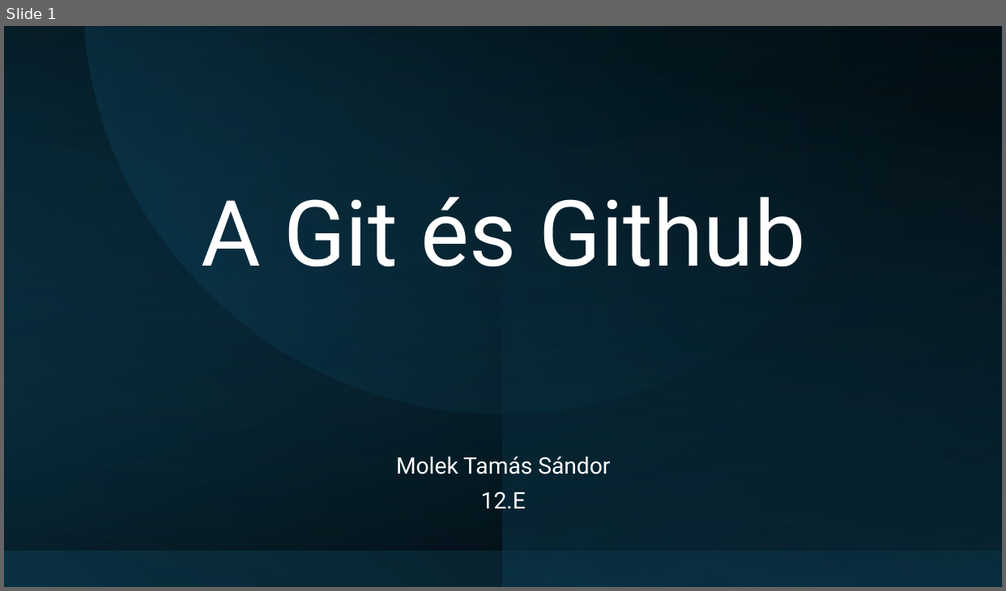
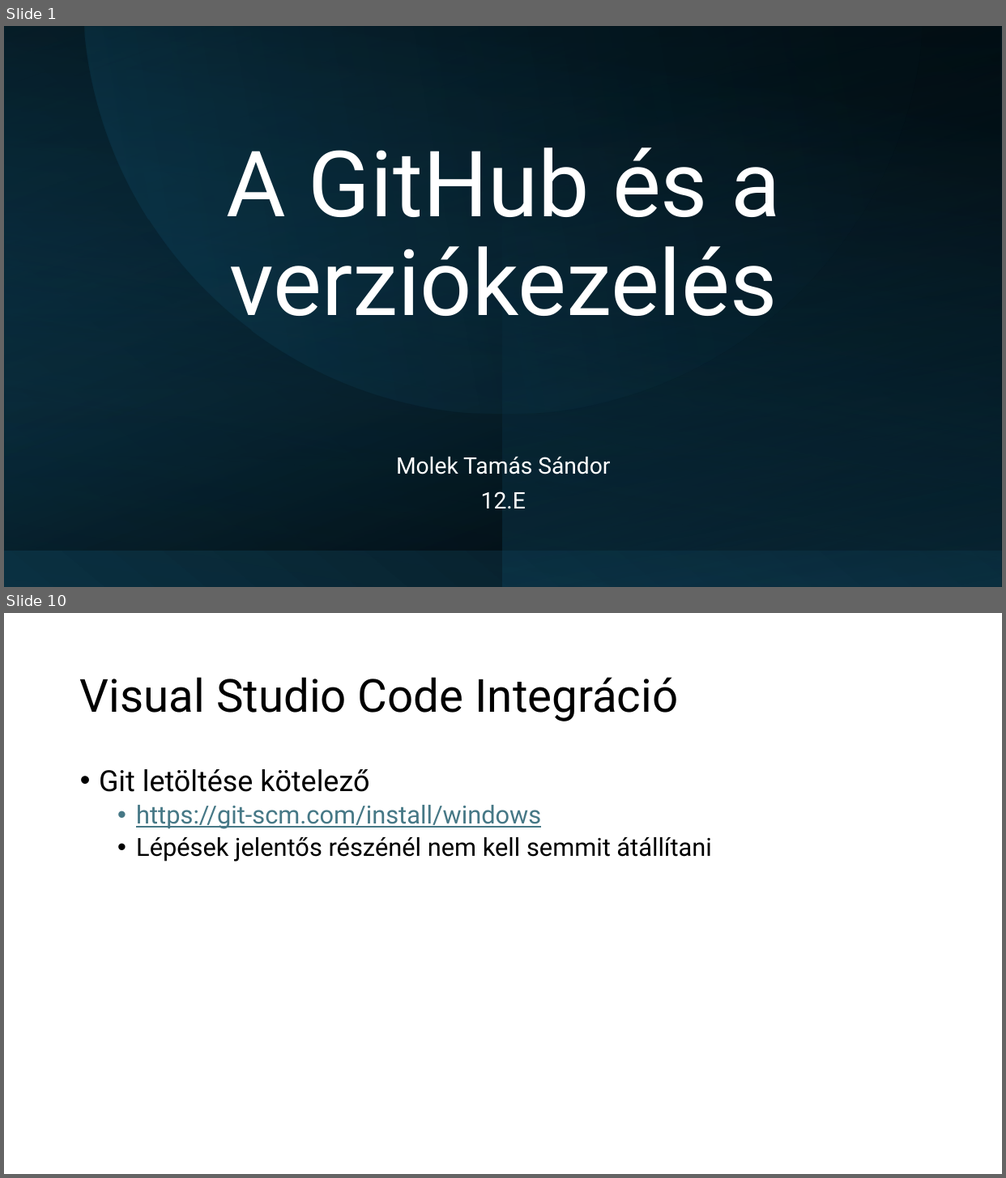
Before and after one commit to Maho-Yoshino/School_Notes, a slide deck: 2025-2026/IKT/github/Github.pptx. Shown one above the other, each under a label of ours: slide 1 before the commit, slides 1 and 10 after it; the slides between them are not shown. The pictures are 1006x591 and 1006x1178 pixels, drawn with LibreOffice and Linux fonts; fonts in the diff are those of the drawing. Boxes give left, top, right and bottom in pixels: in the first picture for what was removed or moved away, otherwise in the second. Text is boxed around its words. In the diff, an @@ line names an element or a change of style, - is before the commit and + after.

```diff
--- a/2025-2026/IKT/github/Github.pptx
+++ b/2025-2026/IKT/github/Github.pptx
@@ slide 10 added at box(4, 613, 1002, 1174), background #FFFFFF @@
@@ title added at box(80, 677, 679, 722), 44 pt, text #000000 @@
+Visual Studio Code Integráció
@@ text added at box(99, 769, 711, 862), 24 pt, text #000000 @@
+• Git letöltése kötelező
+  • https://git-scm.com/install/windows
+  • Lépések jelentős részénél nem kell semmit átállítani
@@ slide 1 changed as well @@
@@ title at box(226, 148, 780, 316): text changed @@
-A Git és Github
+A GitHub és a verziókezelés
```
Also in this commit, not shown: 1 other slide changed, 9 other slides added, 2 slides removed, 5 other files.
